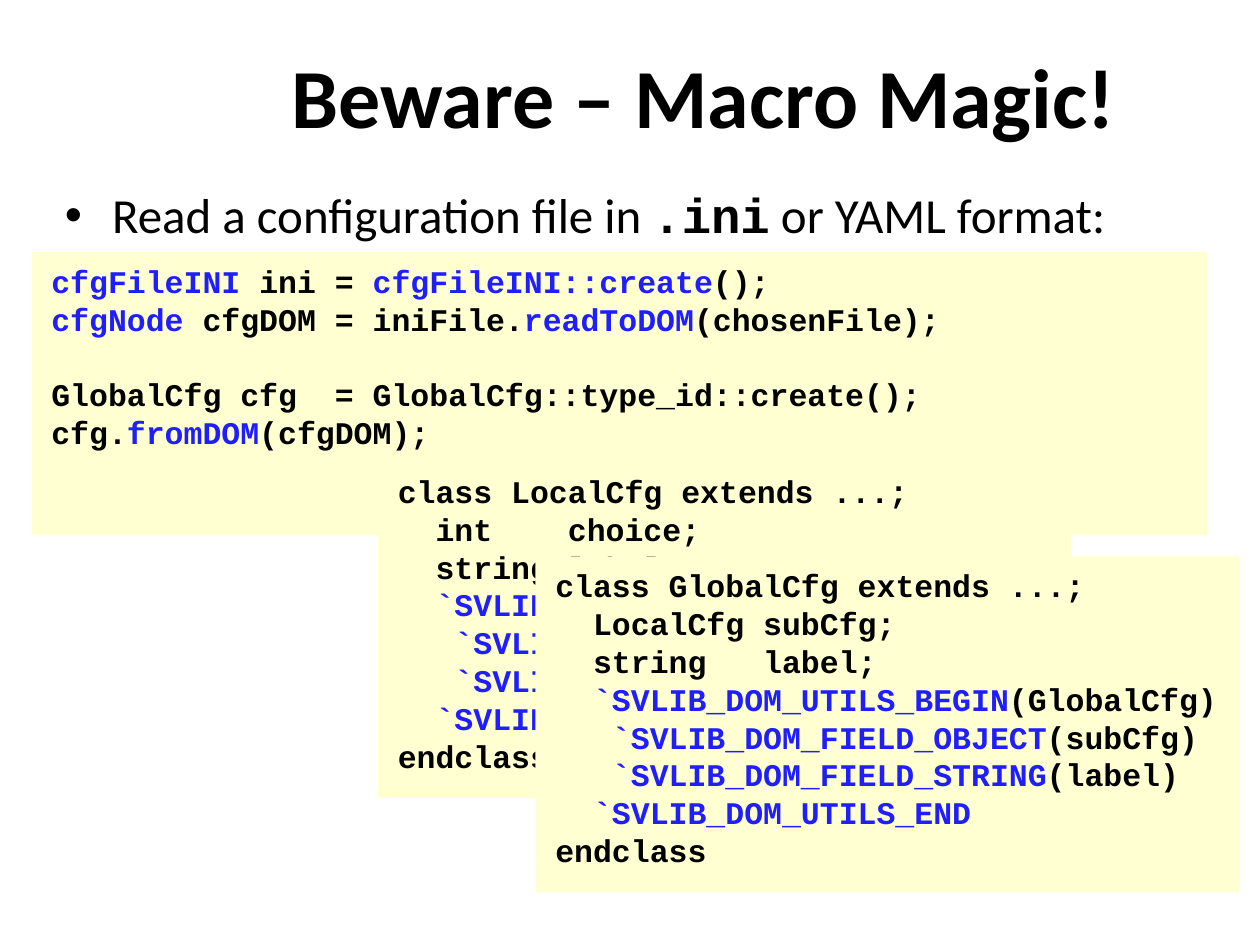
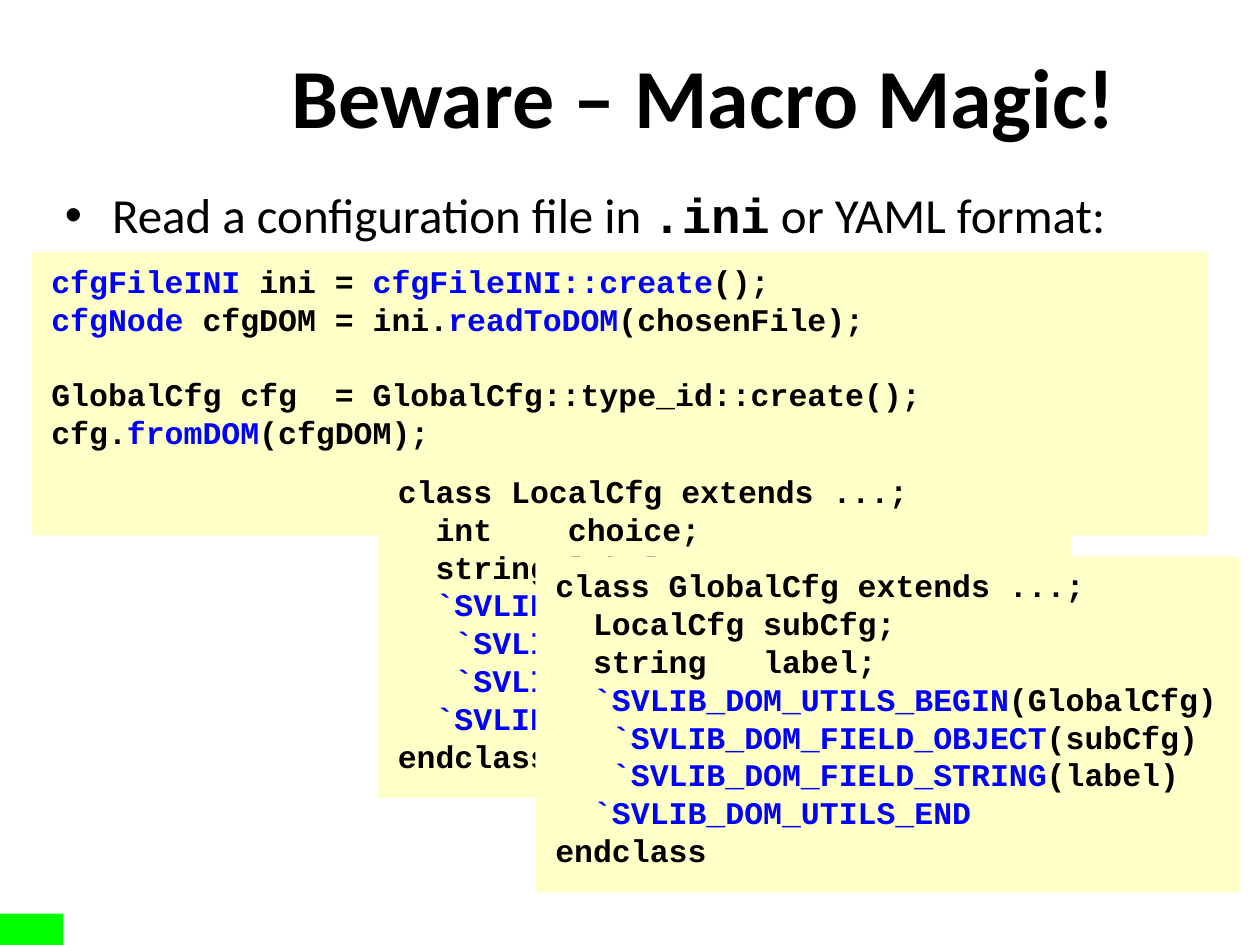
Before and after one commit to xiaoweish/svlib, a slide deck: slide 16 of svlib/doc/163-aq602-latest-draft.pptm. Drawn at 1260x945 pixels with LibreOffice and Linux fonts; fonts in the diff are those of the drawing; background and template pictures are left out. Boxes give left, top, right and bottom in pixels: in the first picture for what was removed or moved away, otherwise in the second. Text is boxed around its words. In the diff, an @@ line names an element or a change of style, - is before the commit and + after.

```diff
--- a/svlib/doc/163-aq602-latest-draft.pptm
+++ b/svlib/doc/163-aq602-latest-draft.pptm
@@ fill #FFFFD2 to #FFFFC8 in 3 elements at [378, 462, 1071, 799], [536, 557, 1239, 893], [32, 252, 1207, 536] @@
@@ text in rectangle at [51, 270, 770, 451]: text colour #1E1EFF to #0000FF in "cfgFileINI cfgFileINI::create();", "cfg.fromDOM(cfgDOM);" @@
@@ text in rectangle at [51, 308, 864, 338]: text changed @@
-cfgNode cfgDOM = iniFile.readToDOM(chosenFile);
+cfgNode cfgDOM = ini.readToDOM(chosenFile);
@@ text in rectangle at [436, 594, 1217, 739]: text colour #1E1EFF to #0000FF in "`SVLIB_DOM_UTILS_BEGIN(LocalCfg)", "`SVLIB_DOM_FIELD_INT(choice)", "`SVLIB_DOM_FIELD_STRING(label)", "`SVLIB_DOM_UTILS_END" @@
@@ text in rectangle at [436, 707, 1198, 828]: text colour #1E1EFF to #0000FF in "`SVLIB_DOM_UTILS_BEGIN(GlobalCfg)", "`SVLIB_DOM_FIELD_OBJECT(subCfg)", "`SVLIB_DOM_FIELD_STRING(label)", "`SVLIB_DOM_UTILS_END" @@
@@ rectangle added at [0, 914, 63, 945], fill #00FF00 @@
```
Also in this commit, not shown: 16 other slides changed.
